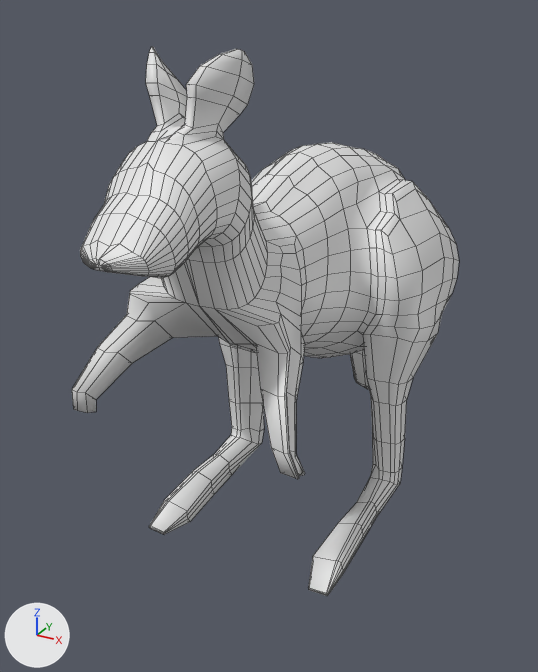
Renders of the Blender file kangaroo.blend from each side of a commit.
Before and after are seen from a camera (50 mm lens) standing at (2.3, -4.5, 1.87) and looking at (-0.39, 0.38, -0.57). The axes (+X, +Y, +Z) are drawn at lower left. The lights are the same throughout. Mesh edges are drawn as thin lines.
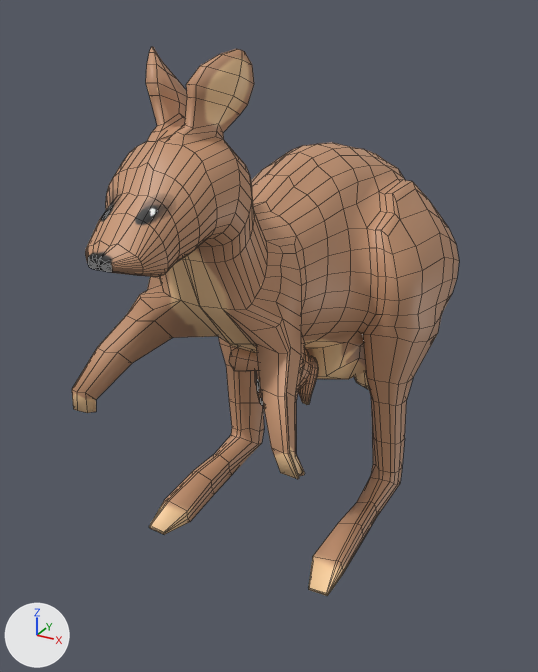
Pixel boxes (x1, y1, x2, y2) of what changed, in the pictures (538 x 672 px):
'Sphere', reshaped, modifiers changed: (72, 47, 459, 596) in both
part 1 of me_sphere, added (brown): after (229, 347, 311, 408)
part 2 of me_sphere, added (brown): after (298, 356, 318, 405)
part 3 of me_sphere, built on: before (80, 162, 367, 377); after (72, 47, 369, 535)
part 4 of me_sphere, recoloured (grey to brown): (98, 49, 459, 596) in both

What changed in the scene script:
```text
Add img_kangaroo:
    img_kangaroo = load_image('kangaroo', 'kangaroo.png', 1024, 1024, 'sRGB')
Add mat_kangaroo:
    mat_kangaroo = principled_material('kangaroo')
    mat_kangaroo.texture = img_kangaroo
Change me_sphere:
    used by ob_sphere; location = (0.0, 0.0, 0.0)
    remove me_sphere.from_pydata(...)  # 769 vertices, 723 faces; spans x -0.1..0.9, y -1.97..3.65, z -1.84..1.69
    add me_sphere.from_pydata(...)  # 2073 vertices, 2086 faces; spans x -0.9..0.9, y -1.97..3.65, z -1.84..1.69
    me_sphere part 1: a new loose piece of 334 vertices spanning x -0.25..0.32, y -0.5..0.04, z -0.74..-0.3, in mat_kangaroo (picture img_kangaroo)
    me_sphere part 2: a new loose piece of 121 vertices spanning x 0.14..0.28, y -0.18..-0.03, z -0.81..-0.44, in mat_kangaroo (picture img_kangaroo)
    me_sphere part 3: 52 vertices moved from x 0.07..0.52, y -1.89..1.16, z -0.78..1.05 to x 0.05..0.53, y -1.89..1.17, z -0.78..1.05; 15 vertices removed from x 0.0..0.52, y -1.86..0.86, z -0.81..0.73; 743 vertices added at x -0.9..0.47, y -1.97..3.65, z -1.8..1.69
    me_sphere part 4: 687 faces spanning x -0.1..0.9, y -1.97..3.65, z -1.84..1.69 switch from no material to mat_kangaroo (picture img_kangaroo)
Change ob_sphere:
    remove _m = ob_sphere.modifiers.new('Mirror', 'MIRROR')
```
